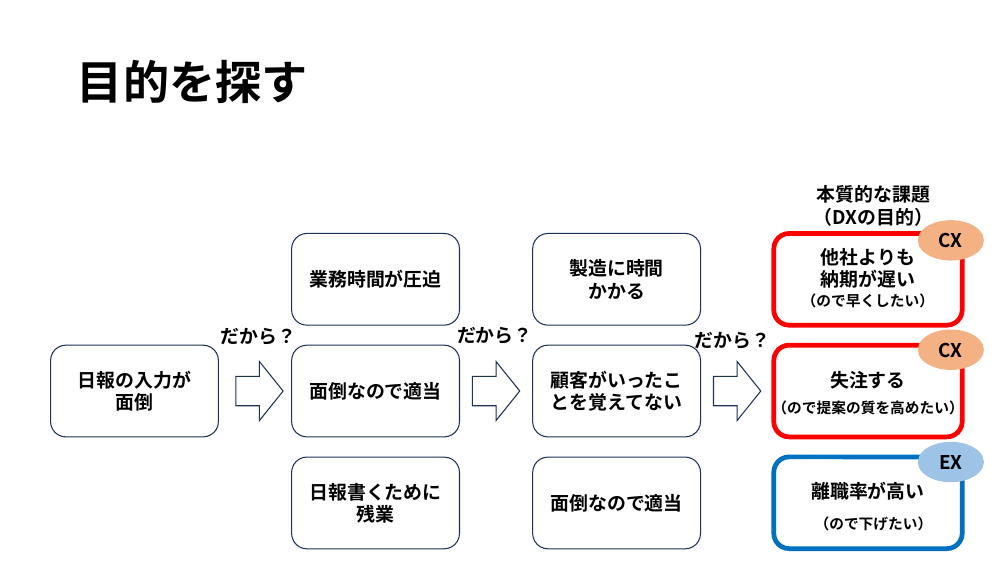
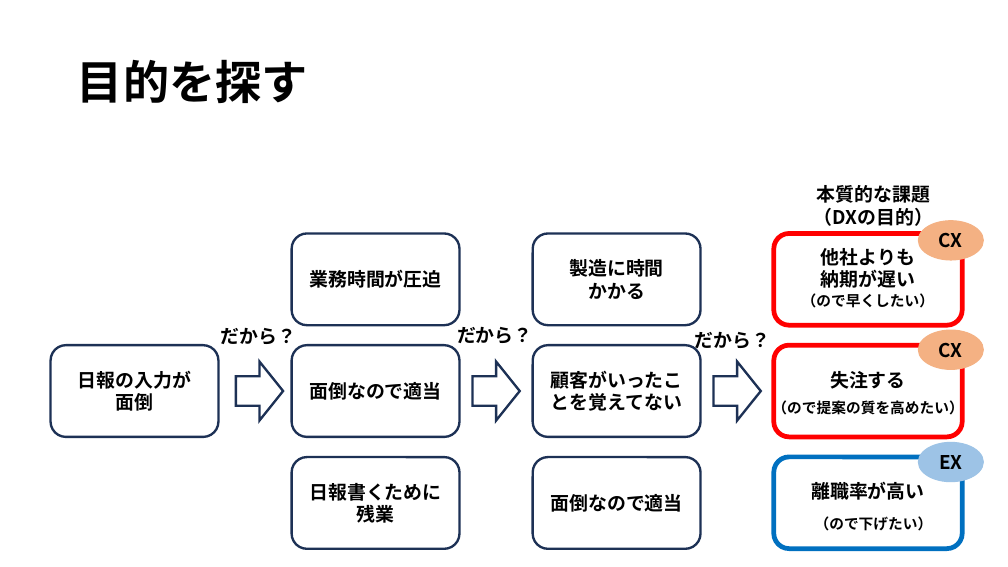
Before and after one commit to gakky0315/-, a slide deck: slide 4 of 図.pptx (slide 3 before the commit). Drawn at 1008x567 pixels with LibreOffice and Linux fonts; fonts in the diff are those of the drawing. Boxes give left, top, right and bottom in pixels: in the first picture for what was removed or moved away, otherwise in the second. Text is boxed around its words. In the diff, an @@ line names an element or a change of style, - is before the commit and + after.

```diff
--- a/図.pptx
+++ b/図.pptx
@@ outline #1E3256 1 pt to #1E3256 2.25 pt in 10 elements at [51,346,219,437], [292,234,460,325], [292,346,460,437], [292,457,460,549], [533,234,701,325], [533,457,701,549], [533,346,701,437], [236,361,283,420], [473,361,520,420], [714,361,761,420] @@
```
Also in this commit, not shown: 7 other slides changed, 18 slides added, 3 other files.
